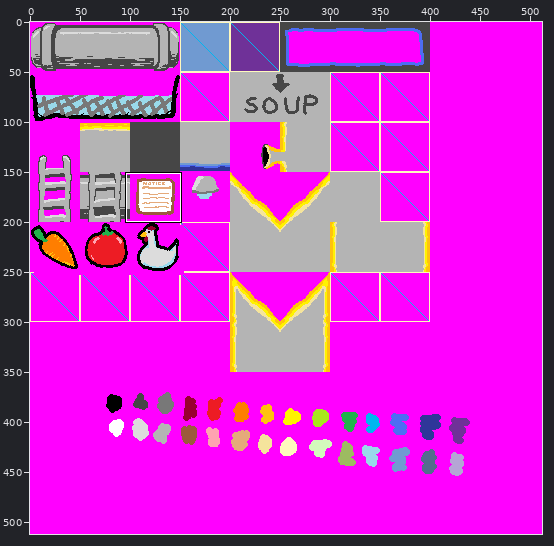
Sprite sheet: factory_tiles.png. The picture above shows the old version from afar; the outline marks the close-up.
Close-up. Old version:
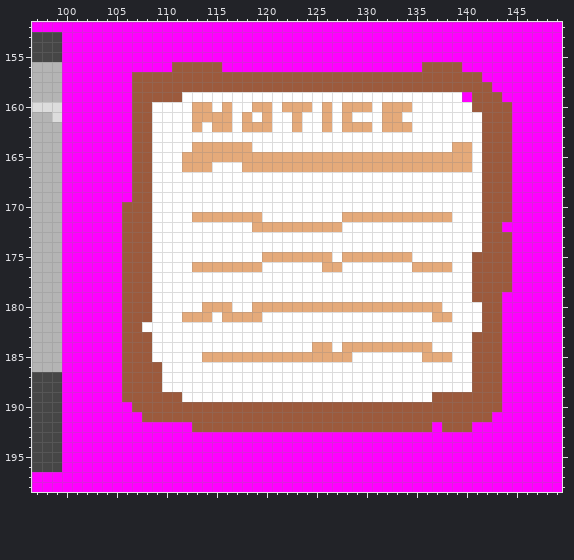
The file is 512x512 pixels. Shown: x 97..149, y 152..198. The commit also changed other parts of the picture, which this record leaves out.
New version:
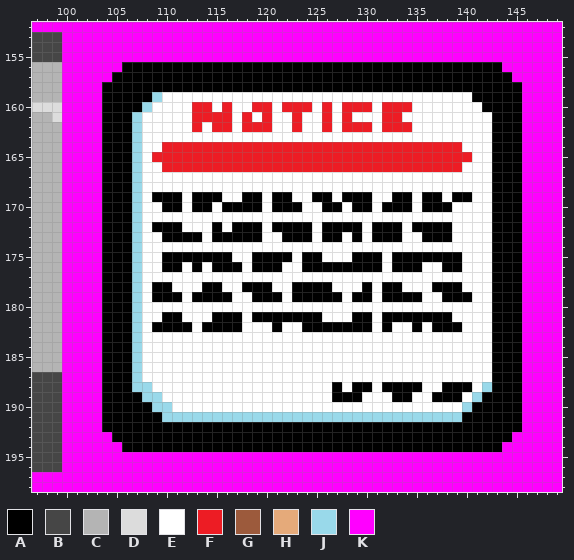
Palette (. is transparent): A #000000  B #464646  C #b4b4b4  D #dcdcdc  E #ffffff  F #ed1c24  G #9c5a3c  H #e5aa7a  J #99d9ea  K #ff00ff
Difference:
Changed rows in their new state; - is an unchanged pixel.
first column x 104:
156 --AAAAAAAAAAAAAAAAAAAAAAAAAAAAAAAAAAAAAA--
157 -AAAAAAAAAAAAAAAAAAAAAAAAAAAAAAAAAAAAAAAA-
158 AAAAAAAAAAAAAAAAAAAAAAAAAAAAAAAAAAAAAAAAAA
159 AAAAAJEE----------------------------EAAAAA
160 AAAAJ----FF-F--FF-FFF-F-FFF-FFF------EAAAA
161 AAAJE----FFFF-F-F--F--F-F---FF--------EAAA
162 AAAJE----F-FF-FFF--F--F-FFF-FFF-------EAAA
163 AAAJE---------------------------------EAAA
164 AAAJE-FFFFFFFFFFFFFFFFFFFFFFFFFFFFFFE-EAAA
165 AAAJEFFFFFFFFFFFFFFFFFFFFFFFFFFFFFFFF-EAAA
166 AAAJE-FFFFFFFFFFFFFFFFFFFFFFFFFFFFFFE-EAAA
167 AAAJE---------------------------------EAAA
168 AAAJE---------------------------------EAAA
169 AAAJEAAA-AAA--AA-AA--AA-AAA--AA-AA-AA-EAAA
170 AAAJE-AA-AA-AAAA-AAA--AA-AA-AAA-AAA---EAAA
171 AAAJE----EEEEEEE--------EEEEEEEEEEE---EAAA
172 AAAJEAAA---A-AAAEAAAAEAAAA-AAA-AAAA---EAAA
173 AAAJE-AAAA-AAAAA--AAA-AA-A-AAA--AAA---EAAA
174 AAAJE---------------------------------EAAA
175 AAAJE-AAAAAAA--AAAAEAAE-EAAAEAAAAAAA-EEAAA
176 AAAJE-AA-AEAAAEAAA--AAAAAAAA-AAAEEAA-EEAAA
177 AAAJE--------------------------------EEAAA
178 AAAJEAA---AA--AAA--AAAA---A-AA---AAA-EEAAA
179 AAAJEAAA-AAAA--AAA-AAAAA-AA-AAAA--AAAEEAAA
180 AAAJE-----EEE--EEEEEEEEEEEEEEEEEEE----EAAA
181 AAAJE-AAEEEAAAEAAAAAAA---AA-AAAAAAA---EAAA
182 AAAJ-AAAA-AAAA---A--AAAAAAA-A--A-AAA--EAAA
183 AAAJE--------------------------------EEAAA
184 AAAJE----------------EE-EEEEEEEEE----EEAAA
185 AAAJE-----EEEEEEEEEEEEEEE-------EEE--EEAAA
186 AAAJEE-------------------------------EEAAA
187 AAAJEE-------------------------------EEAAA
188 AAAJJE-----------------A-AA-AAAA--AAAEJAAA
189 AAAAJJEE---------------AAA---AA--AAAEJAAAA
190 AAAAAJJEEEEEEEEEEEEEEEEEEEEEEEEEEEEEJAAAAA
191 AAAAAAJJJJJJJJJJJJJJJJJJJJJJJJJJJJJJAAAAAA
192 AAAAAAAAAAAAAAAAAAAAAAAAAAAAAAAAAAAAAAAAAA
193 -AAAAAAAAAAAAAAAAAAAAAAAAAAAAAAAAAAAAAAAA-
194 --AAAAAAAAAAAAAAAAAAAAAAAAAAAAAAAAAAAAAA--
